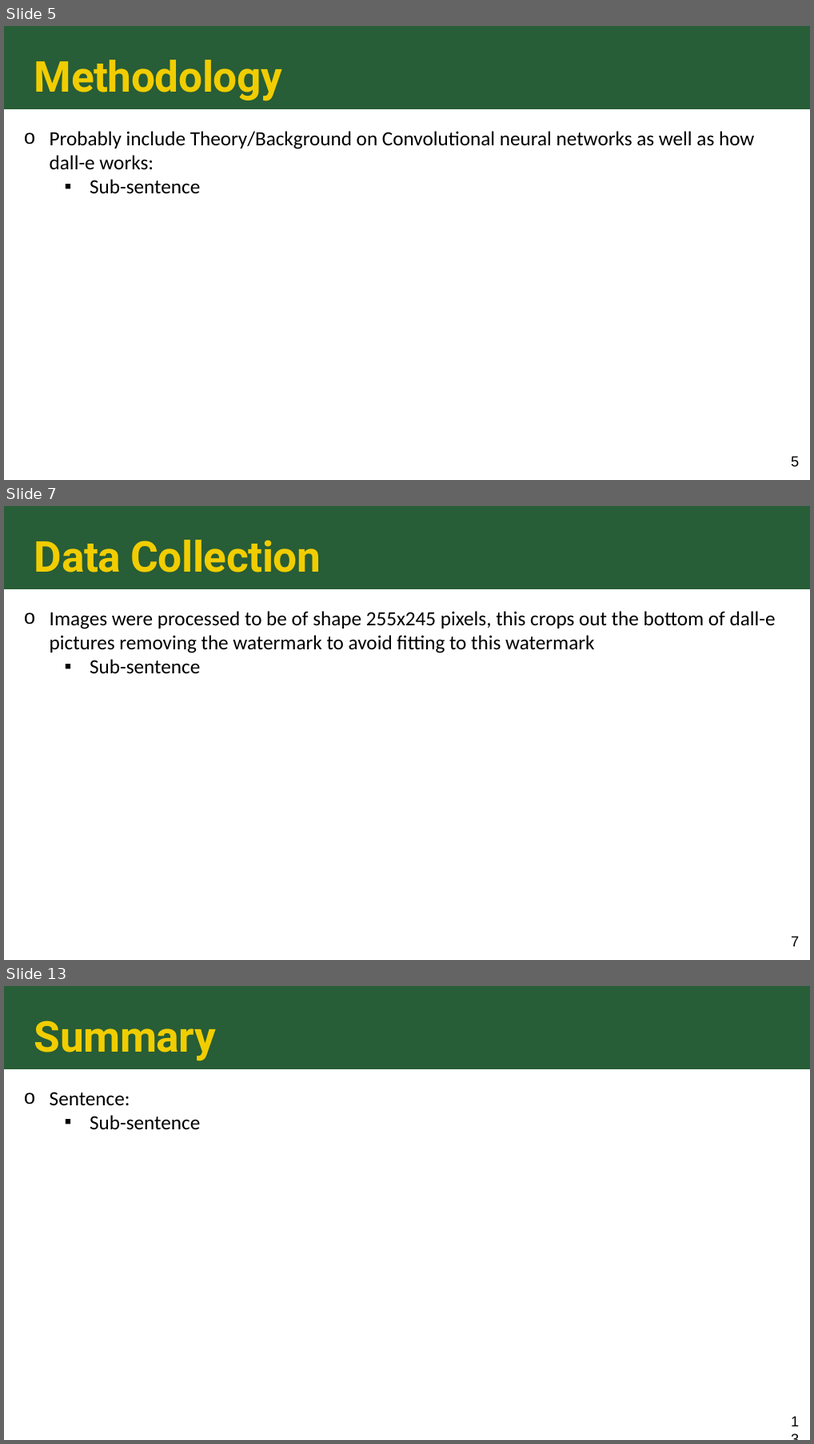
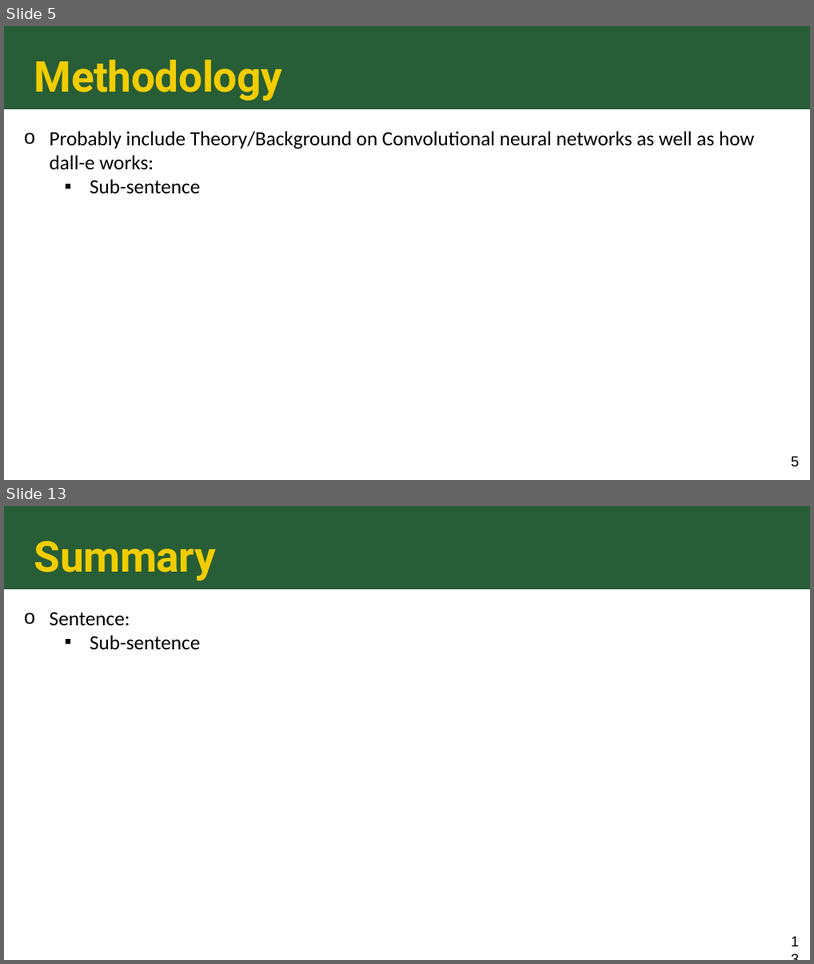
Before and after one commit to riskiha/DALL-E-Classifier, a slide deck: STAT 541 - Clusterfunc - Final Project Slides.pptx. Shown one above the other, each under a label of ours: slides 5, 7 and 13 before the commit, slides 5 and 13 after it; the slides between them are not shown. The pictures are 814x1444 and 814x964 pixels, drawn with LibreOffice and Linux fonts; fonts in the diff are those of the drawing. Boxes give left, top, right and bottom in pixels: in the first picture for what was removed or moved away, otherwise in the second. Text is boxed around its words. In the diff, an @@ line names an element or a change of style, - is before the commit and + after.

```diff
--- a/STAT 541 - Clusterfunc - Final Project Slides.pptx
+++ b/STAT 541 - Clusterfunc - Final Project Slides.pptx
@@ slide 7 removed at box(4, 506, 810, 960), background #FFFFFF; not listed: 1 template element that a slide beside it also shows @@
@@ title removed at box(34, 540, 322, 572) @@
-Data Collection
@@ text removed at box(50, 611, 776, 674) @@
-o Images were processed to be of shape 255x245 pixels, this crops out the bottom of dall-e pictures removing the watermark to avoid fitting to this watermark
-  ▪ Sub-sentence
@@ page number removed at box(791, 936, 799, 946) @@
-7
```
Also in this commit, not shown: 3 slides changed, 4 slides added, 3 other slides removed.
